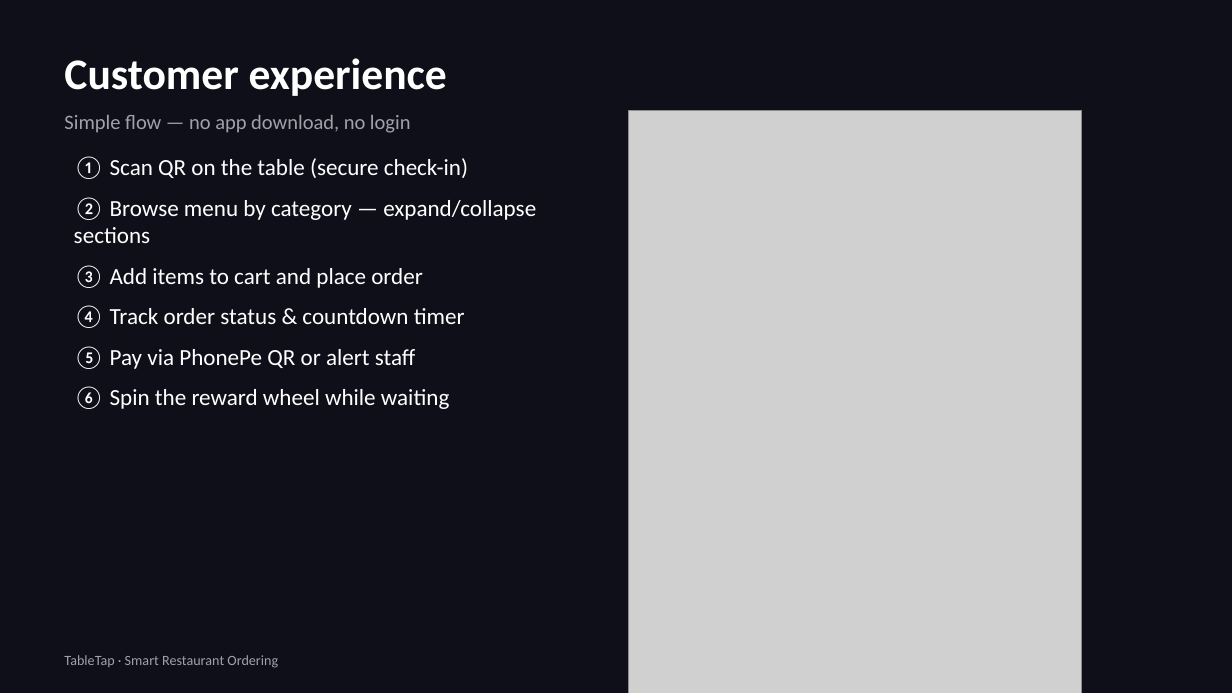
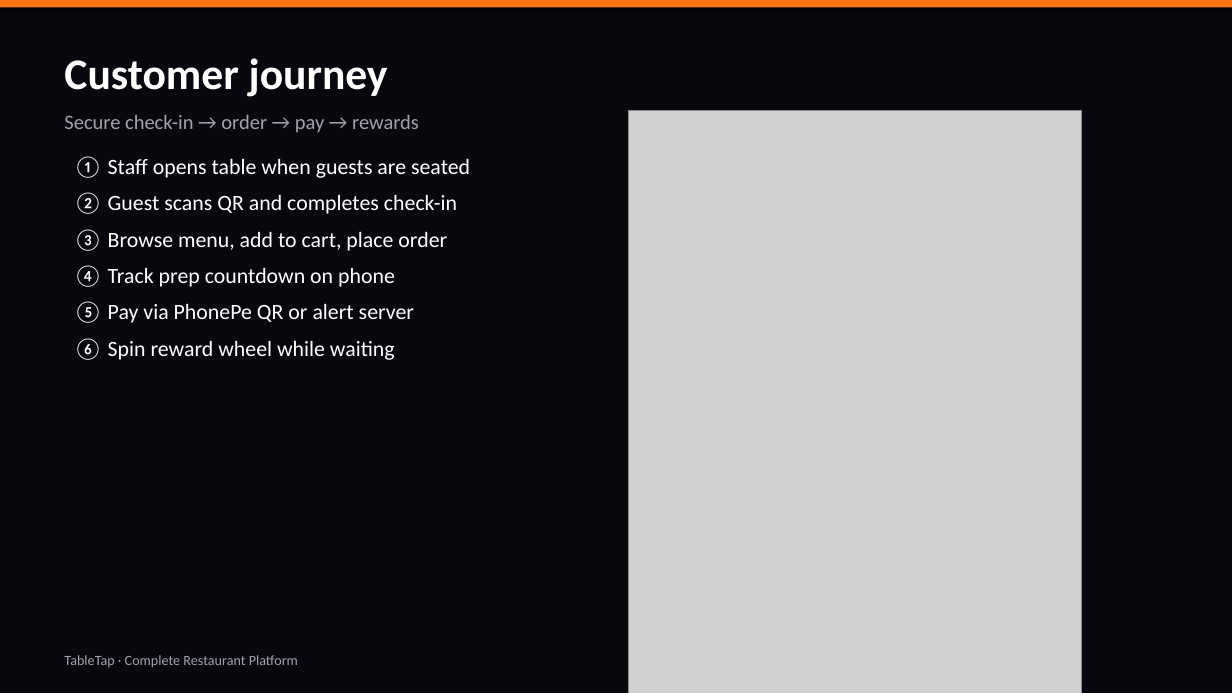
Before and after one commit to chandrasheker/order-on-the-fly, a slide deck: slide 4 of presentation/TableTap-Restaurant-Owner-Detailed-Deck.pptx. Drawn at 1232x693 pixels with LibreOffice and Linux fonts; fonts in the diff are those of the drawing; grey boxes stand for pictures. Boxes give left, top, right and bottom in pixels: in the first picture for what was removed or moved away, otherwise in the second. Text is boxed around its words. In the diff, an @@ line names an element or a change of style, - is before the commit and + after.

```diff
--- a/presentation/TableTap-Restaurant-Owner-Detailed-Deck.pptx
+++ b/presentation/TableTap-Restaurant-Owner-Detailed-Deck.pptx
@@ background #0F0F1A to #08080E @@
@@ rectangle added at bbox=[0, 0, 1232, 7], fill #F97316 @@
@@ text at bbox=[64, 58, 419, 133]: text changed @@
-Customer experience
-Simple flow — no app download, no login
+Customer journey
+Secure check-in → order → pay → rewards
@@ text at bbox=[74, 156, 470, 360]: text changed; size 18 to 17 pt @@
-① Scan QR on the table (secure check-in)
-② Browse menu by category — expand/collapse sections
-③ Add items to cart and place order
-④ Track order status & countdown timer
-⑤ Pay via PhonePe QR or alert staff
-⑥ Spin the reward wheel while waiting
+① Staff opens table when guests are seated
+② Guest scans QR and completes check-in
+③ Browse menu, add to cart, place order
+④ Track prep countdown on phone
+⑤ Pay via PhonePe QR or alert server
+⑥ Spin reward wheel while waiting
@@ text at bbox=[64, 655, 298, 667]: text changed @@
-TableTap · Smart Restaurant Ordering
+TableTap · Complete Restaurant Platform
```
Also in this commit, not shown: 4 other slides changed, 13 slides added, 10 slides removed, 11 other files.
